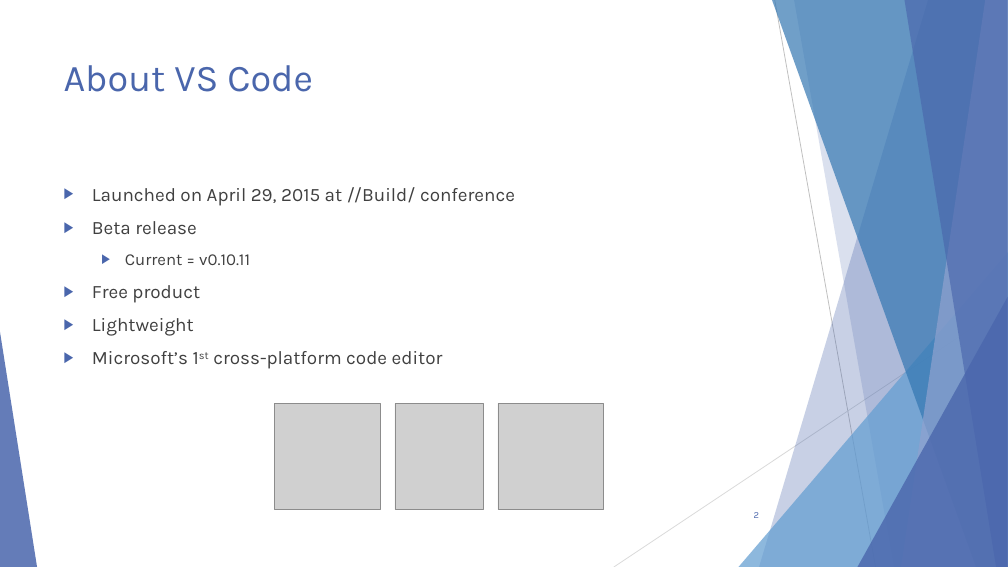
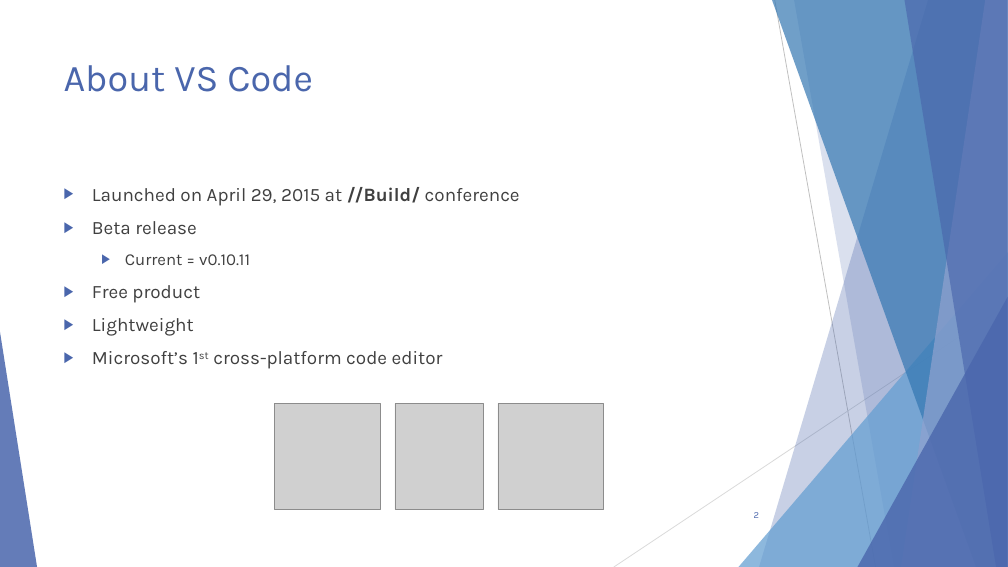
Before and after one commit to scottaddie/slide-decks, a slide deck: slide 2 of Intro to JavaScript Tooling in VS Code - MKEJS.pptx. Drawn at 1008x567 pixels with LibreOffice and Linux fonts; fonts in the diff are those of the drawing; grey boxes stand for pictures. Boxes give left, top, right and bottom in pixels: in the first picture for what was removed or moved away, otherwise in the second. Text is boxed around its words. In the diff, an @@ line names an element or a change of style, - is before the commit and + after.

```diff
--- a/Intro to JavaScript Tooling in VS Code - MKEJS.pptx
+++ b/Intro to JavaScript Tooling in VS Code - MKEJS.pptx
@@ text at [92, 187, 520, 206]: bold on in "//Build/" @@
```
Also in this commit, not shown: 2 other slides changed.
